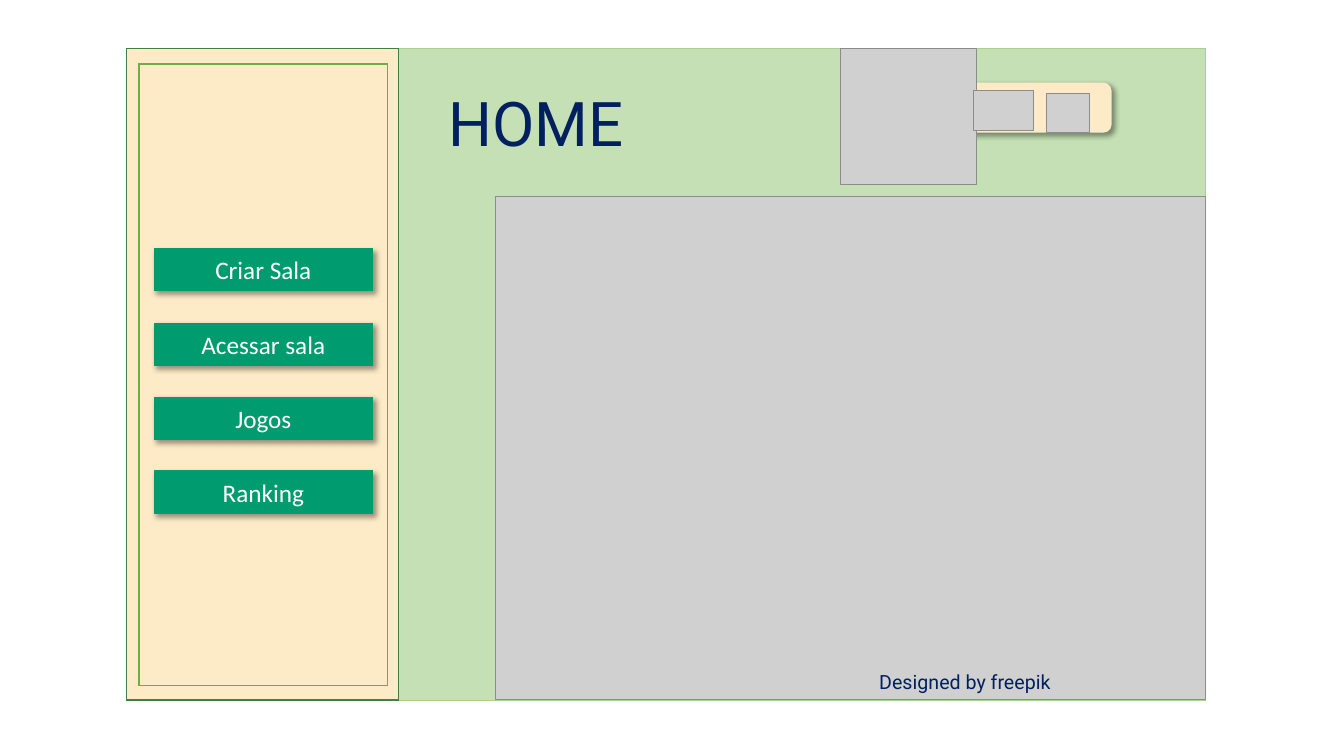
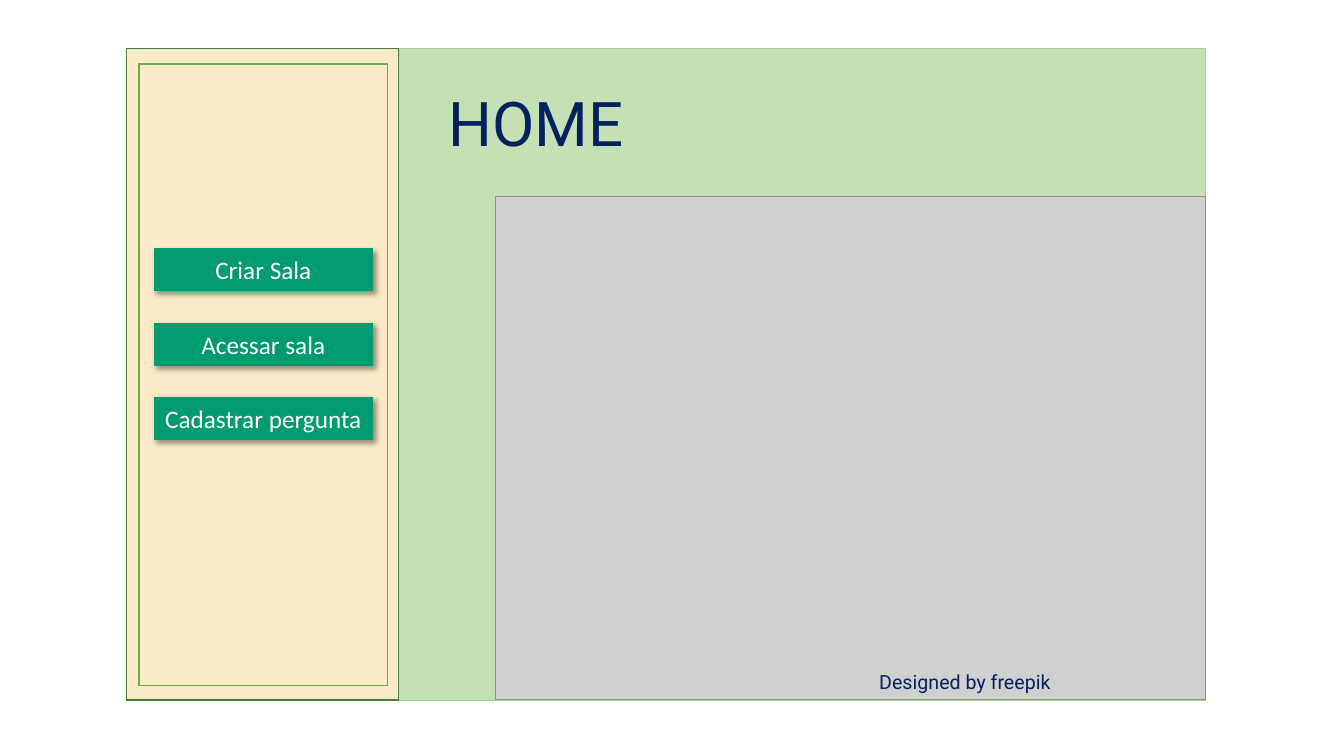
Before and after one commit to NathanReis/FTT-Recicla, a slide deck: slide 11 of DocumentacaoProjeto/Protótipo_Visual.pptx. Drawn at 1344x756 pixels with LibreOffice and Linux fonts; fonts in the diff are those of the drawing; grey boxes stand for pictures. Boxes give left, top, right and bottom in pixels: in the first picture for what was removed or moved away, otherwise in the second. Text is boxed around its words. In the diff, an @@ line names an element or a change of style, - is before the commit and + after.

```diff
--- a/DocumentacaoProjeto/Protótipo_Visual.pptx
+++ b/DocumentacaoProjeto/Protótipo_Visual.pptx
@@ picture removed at box(841, 48, 977, 185) @@
@@ rounded rectangle removed at box(885, 83, 1112, 133) @@
@@ picture removed at box(973, 91, 1033, 130) @@
@@ picture removed at box(1047, 94, 1090, 133) @@
@@ text in rectangle at box(165, 410, 361, 433): text changed @@
-Jogos
+Cadastrar pergunta
@@ rectangle removed at box(154, 471, 372, 512) @@
-Ranking
```
Also in this commit, not shown: 10 other slides changed, 4 slides removed.
